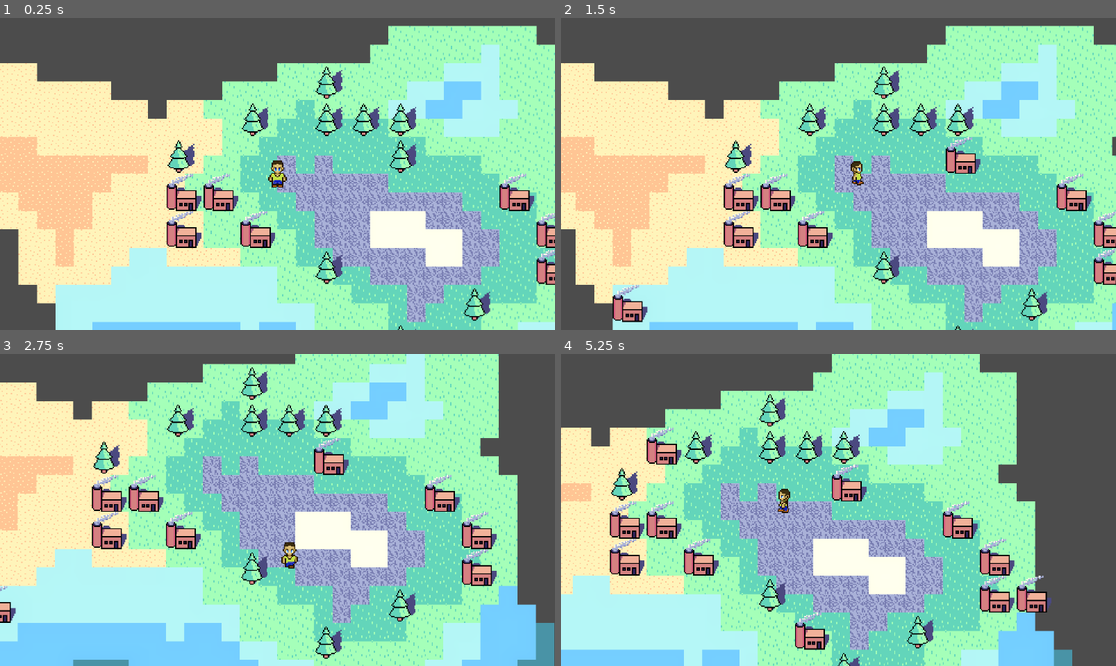
Above: before the commit, frames 1-4 (two rows, left to right).
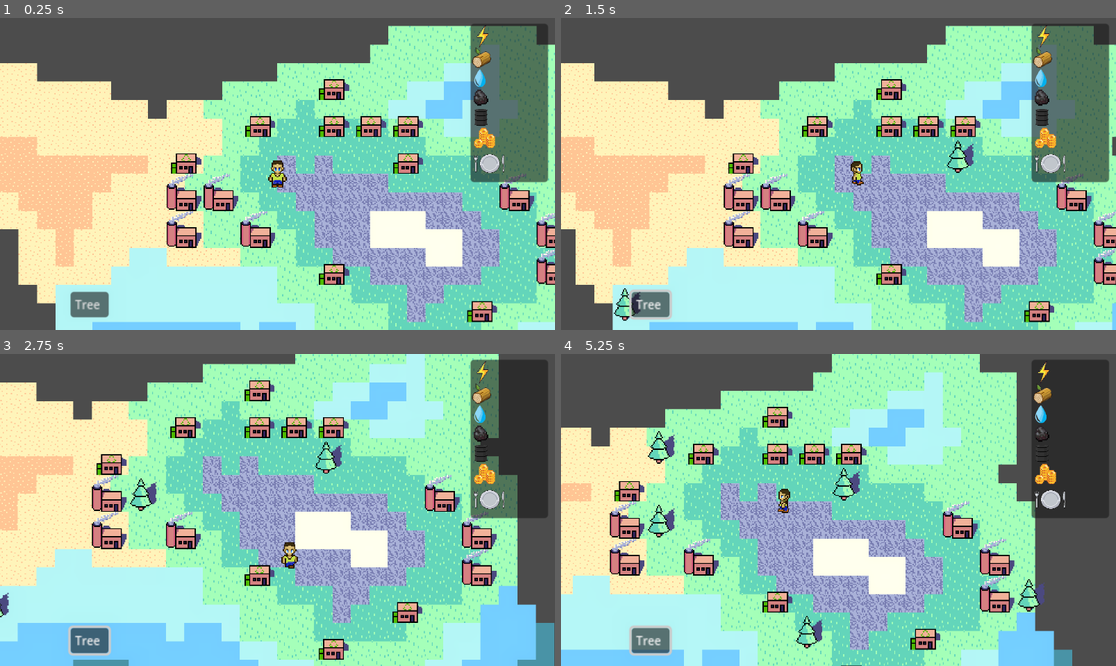
Above: after the commit, the same moments.

Repository: AdrianTheFrog/SMathHacks-Reasource-Conservation-Project
Game: Godot game, scene res://main scene.tscn
The game is run twice, just before and just after one commit, with the same random seed, the same clock (stepped at 60 frames per second) and the same inputs.
Inputs (mouse positions are in pixels of both pictures, inside the frame that each line leads up to):
- Up to frame 1 (0.25 s): no input
- Up to frame 2 (1.5 s): click (649, 305) at 0.5 s, where only the run after the commit has a clickable "Tree"; tap Enter at 1.25 s; move the mouse to (960, 158) at 1.27 s; hold Right (Right) from 1.28 s (still down); click (960, 158) at 1.42 s
- Up to frame 3 (2.75 s): move the mouse to (166, 525) at 2.02 s; release Right (Right) at 2.03 s; hold Down (Down) from 2.03 s (still down); click (166, 525) at 2.17 s
- Up to frame 4 (5.25 s): move the mouse to (894, 441) at 2.77 s; release Down (Down) at 2.78 s; hold Right (Right) 2.78-3.53 s; click (894, 441) at 2.92 s; move the mouse to (810, 572) at 3.52 s; hold Up (Up) 3.53-4.28 s; click (810, 572) at 3.67 s; move the mouse to (1005, 556) at 4.27 s; hold Left (Left) from 4.28 s (still down); click (1005, 556) at 4.42 s; move the mouse to (672, 463) at 5.02 s; click (672, 463) at 5.17 s

The runs differ from the first frame. In frame 1, 11% of the frame differs, in the area x 12-99%, y 2-100%; in frame 2, 12%; in frame 3, 13%; in frame 4, 13%, in the area x 9-99%, y 2-100%.

Commit message:
adding buttons

Diff:
--- /dev/null
+++ b/TreeButton.gd
@@ -0,0 +1,12 @@
+extends Button
+
+
+# Called when the node enters the scene tree for the first time.
+func _ready():
+	pass # Replace with function body.
+
+
+# Called every frame. 'delta' is the elapsed time since the previous frame.
+func _process(delta):
+	var beingplaced = 0
+	pass
--- a/buildings tileset.tres
+++ b/buildings tileset.tres
@@ -1,7 +1,18 @@
-[gd_resource type="TileSet" load_steps=5 format=3 uid="uid://cxb4ovjti0sjt"]
+[gd_resource type="TileSet" load_steps=11 format=3 uid="uid://cxb4ovjti0sjt"]
 
+[ext_resource type="Texture2D" uid="uid://8b7hjcpc2mu7" path="res://Buildings/waterpump.png.png" id="1_afksc"]
 [ext_resource type="Texture2D" uid="uid://di5j467k5krmv" path="res://Buildings/coal plant.png" id="1_ybimb"]
 [ext_resource type="Texture2D" uid="uid://c3v2swb7c5og5" path="res://Buildings/tree.png" id="2_qqfw6"]
+[ext_resource type="Texture2D" uid="uid://dk2a3wa2myagb" path="res://Buildings/recycleplant.png" id="4_l08ib"]
+[ext_resource type="Texture2D" uid="uid://cu63ja3mh1ean" path="res://Buildings/oil pump jack.png" id="5_g4qdl"]
+
+[sub_resource type="TileSetAtlasSource" id="TileSetAtlasSource_m1562"]
+texture = ExtResource("2_qqfw6")
+texture_region_size = Vector2i(32, 32)
+0:0/0 = 0
+0:0/0/physics_layer_0/linear_velocity = Vector2(0, 0)
+0:0/0/physics_layer_0/angular_velocity = 0.0
+0:0/0/physics_layer_0/polygon_0/points = PackedVector2Array(-13, 15, 2, 15, 2, 10, -13, 10)
 
 [sub_resource type="TileSetAtlasSource" id="TileSetAtlasSource_n7fcu"]
 texture = ExtResource("1_ybimb")
@@ -11,16 +22,35 @@
 0:0/0/physics_layer_0/angular_velocity = 0.0
 0:0/0/physics_layer_0/polygon_0/points = PackedVector2Array(10, 16, 10, 7, -8, 7, -9, 8, -14, 8, -16, 10, -16, 13, -14, 15, -9, 15, -8, 16)
 
-[sub_resource type="TileSetAtlasSource" id="TileSetAtlasSource_m1562"]
-texture = ExtResource("2_qqfw6")
+[sub_resource type="TileSetAtlasSource" id="TileSetAtlasSource_08gy0"]
+texture = ExtResource("4_l08ib")
 texture_region_size = Vector2i(32, 32)
 0:0/0 = 0
 0:0/0/physics_layer_0/linear_velocity = Vector2(0, 0)
 0:0/0/physics_layer_0/angular_velocity = 0.0
-0:0/0/physics_layer_0/polygon_0/points = PackedVector2Array(-13, 15, 2, 15, 2, 10, -13, 10)
+0:0/0/physics_layer_0/polygon_0/points = PackedVector2Array(-6, -0.25, 7.75, -0.75, 16, 16, 12.75, 16, -11.25, 13.75)
+
+[sub_resource type="TileSetAtlasSource" id="TileSetAtlasSource_m4d3j"]
+texture = ExtResource("1_afksc")
+texture_region_size = Vector2i(32, 32)
+0:0/0 = 0
+0:0/0/physics_layer_0/linear_velocity = Vector2(0, 0)
+0:0/0/physics_layer_0/angular_velocity = 0.0
+0:0/0/physics_layer_0/polygon_0/points = PackedVector2Array(-16, 3.5, 8.25, 2.75, 16, 16, 12.75, 16, -16, 16)
+
+[sub_resource type="TileSetAtlasSource" id="TileSetAtlasSource_nfbcp"]
+texture = ExtResource("5_g4qdl")
+texture_region_size = Vector2i(32, 32)
+0:0/0 = 0
+0:0/0/physics_layer_0/linear_velocity = Vector2(0, 0)
+0:0/0/physics_layer_0/angular_velocity = 0.0
+0:0/0/physics_layer_0/polygon_0/points = PackedVector2Array(-7.5, 2.75, 7.75, -0.75, 16, 16, 12.75, 16, -16, 14)
 
 [resource]
 tile_size = Vector2i(32, 32)
 physics_layer_0/collision_layer = 1
 sources/1 = SubResource("TileSetAtlasSource_n7fcu")
-sources/2 = SubResource("TileSetAtlasSource_m1562")
+sources/0 = SubResource("TileSetAtlasSource_m1562")
+sources/2 = SubResource("TileSetAtlasSource_08gy0")
+sources/3 = SubResource("TileSetAtlasSource_m4d3j")
+sources/4 = SubResource("TileSetAtlasSource_nfbcp")
--- a/main scene.tscn
+++ b/main scene.tscn
@@ -1,10 +1,18 @@
-[gd_scene load_steps=7 format=3 uid="uid://dlewy2ppts022"]
+[gd_scene load_steps=15 format=3 uid="uid://dlewy2ppts022"]
 
 [ext_resource type="TileSet" uid="uid://duwyit720ltpx" path="res://tileset.tres" id="1_dur42"]
-[ext_resource type="TileSet" path="res://buildings tileset.tres" id="2_0onu8"]
+[ext_resource type="TileSet" uid="uid://cxb4ovjti0sjt" path="res://buildings tileset.tres" id="2_0onu8"]
 [ext_resource type="PackedScene" uid="uid://mm54hevg1o77" path="res://Character.tscn" id="3_0w33h"]
 [ext_resource type="Script" path="res://place on tilemap.gd" id="3_m5c11"]
 [ext_resource type="Script" path="res://Camera2D.gd" id="4_e6nis"]
+[ext_resource type="Texture2D" uid="uid://cgfp808fwvwe2" path="res://uistuff/powerui.png" id="5_j07yd"]
+[ext_resource type="Texture2D" uid="uid://oqfo5i7bo0ew" path="res://uistuff/woodui.png" id="6_708gw"]
+[ext_resource type="Texture2D" uid="uid://cij3ermexjjux" path="res://uistuff/waterui.png" id="7_hrffa"]
+[ext_resource type="Texture2D" uid="uid://d3h27yw28kbem" path="res://uistuff/coalui.png" id="8_00j3h"]
+[ext_resource type="Texture2D" uid="uid://dyxfr110a1xsu" path="res://uistuff/bitsui.png" id="9_oegee"]
+[ext_resource type="Texture2D" uid="uid://dpfsds7gfsk76" path="res://uistuff/foodui.png" id="10_d0gul"]
+[ext_resource type="Script" path="res://TreeButton.gd" id="13_1gwdv"]
+[ext_resource type="Texture2D" uid="uid://bcv16fbofoniw" path="res://uistuff/oilui.png" id="13_xw0jl"]
 
 [sub_resource type="Environment" id="Environment_xdtrx"]
 background_mode = 3
@@ -40,3 +48,53 @@
 [node name="Camera2D" type="Camera2D" parent="."]
 zoom = Vector2(3, 3)
 script = ExtResource("4_e6nis")
+
+[node name="Panel" type="Panel" parent="Camera2D"]
+offset_left = 167.0
+offset_top = -130.0
+offset_right = 234.0
+offset_bottom = 7.0
+
+[node name="Powerui" type="Sprite2D" parent="Camera2D"]
+position = Vector2(177.375, -119.25)
+scale = Vector2(0.0375, 0.049)
+texture = ExtResource("5_j07yd")
+
+[node name="Woodui" type="Sprite2D" parent="Camera2D"]
+position = Vector2(176, -100)
+scale = Vector2(0.0719999, 0.078)
+texture = ExtResource("6_708gw")
+
+[node name="Waterui" type="Sprite2D" parent="Camera2D"]
+position = Vector2(175, -83)
+scale = Vector2(0.088889, 0.104861)
+texture = ExtResource("7_hrffa")
+
+[node name="Coalui" type="Sprite2D" parent="Camera2D"]
+position = Vector2(176, -66)
+scale = Vector2(0.025, 0.0280001)
+texture = ExtResource("8_00j3h")
+
+[node name="Oilui" type="Sprite2D" parent="Camera2D"]
+position = Vector2(176, -49)
+scale = Vector2(0.058, 0.051)
+texture = ExtResource("13_xw0jl")
+
+[node name="Bitsui" type="Sprite2D" parent="Camera2D"]
+position = Vector2(179, -31)
+scale = Vector2(0.0405405, 0.0486111)
+texture = ExtResource("9_oegee")
+
+[node name="Foodui" type="Sprite2D" parent="Camera2D"]
+position = Vector2(183, -9)
+scale = Vector2(0.0705128, 0.0673077)
+texture = ExtResource("10_d0gul")
+
+[node name="TreeButton" type="Button" parent="Camera2D"]
+offset_left = -179.0
+offset_top = 102.0
+offset_right = -159.0
+offset_bottom = 110.0
+theme_override_font_sizes/font_size = 10
+text = "Tree "
+script = ExtResource("13_1gwdv")
--- a/place on tilemap.gd
+++ b/place on tilemap.gd
@@ -2,6 +2,7 @@
 
 func _input(event):
 	# Mouse in viewport coordinates.
+
 	if event is InputEventMouseButton and event.button_index == MOUSE_BUTTON_LEFT and event.is_pressed() == true:
-		set_cell(0, Vector2i(floor(get_local_mouse_position()/32)), 1, Vector2i(0,0))
+		set_cell(0, Vector2i(floor(get_local_mouse_position()/32)), 0, Vector2i(0,0))
 		print(ceil(get_local_mouse_position()/32))
